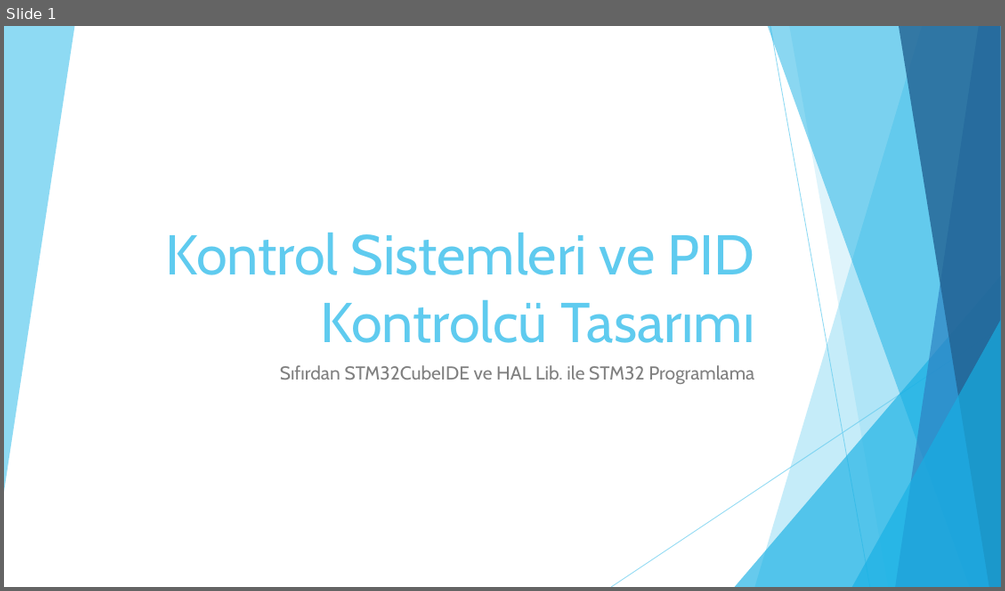
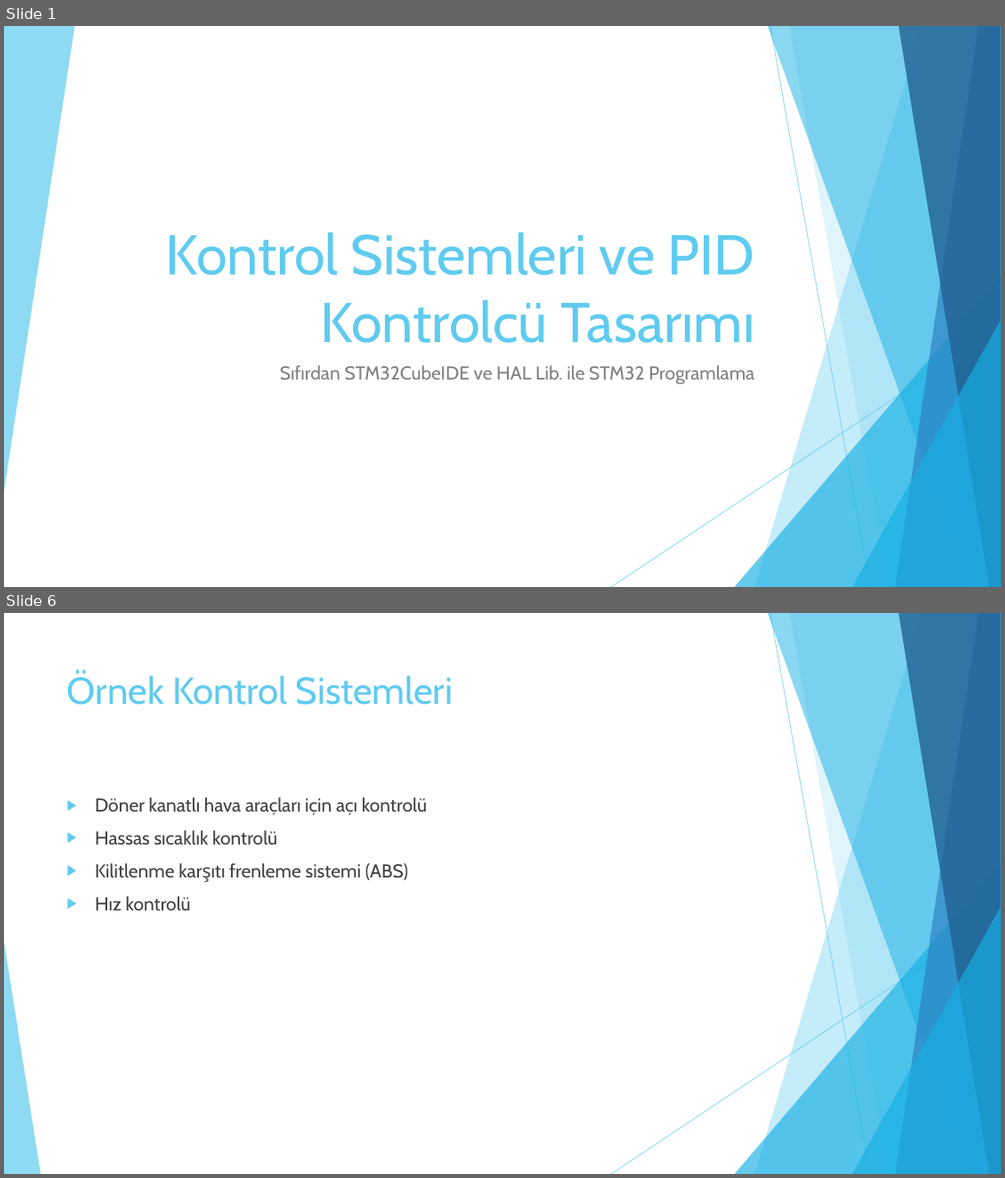
Before and after one commit to enginsubasi/Udemy_STM32, a slide deck: docs/Sunumlar/PIDKontrolcu.pptx. Shown one above the other, each under a label of ours: slide 1 before the commit, slides 1 and 6 after it; the slides between them are not shown. The pictures are 1005x591 and 1005x1178 pixels, drawn with LibreOffice and Linux fonts; fonts in the diff are those of the drawing. Boxes give left, top, right and bottom in pixels: in the first picture for what was removed or moved away, otherwise in the second. Text is boxed around its words. In the diff, an @@ line names an element or a change of style, - is before the commit and + after.

```diff
--- a/docs/Sunumlar/PIDKontrolcu.pptx
+++ b/docs/Sunumlar/PIDKontrolcu.pptx
@@ slide 6 added at box(4, 613, 1001, 1174), background #FFFFFF; not listed: 9 template elements that a slide beside it also shows @@
@@ title added at box(67, 673, 453, 705), 36 pt, text #5FCBEF @@
+Örnek Kontrol Sistemleri
@@ text added at box(95, 797, 427, 910), 18 pt, text #404040 @@
+▶ Döner kanatlı hava araçları için açı kontrolü
+▶ Hassas sıcaklık kontrolü
+▶ Kilitlenme karşıtı frenleme sistemi (ABS)
+▶ Hız kontrolü
@@ triangle added at box(4, 941, 40, 1174), fill #5FCBEF at 70% opacity @@
```
Also in this commit, not shown: 4 slides changed, 7 other slides added, 1 slide removed, 2 other files.
